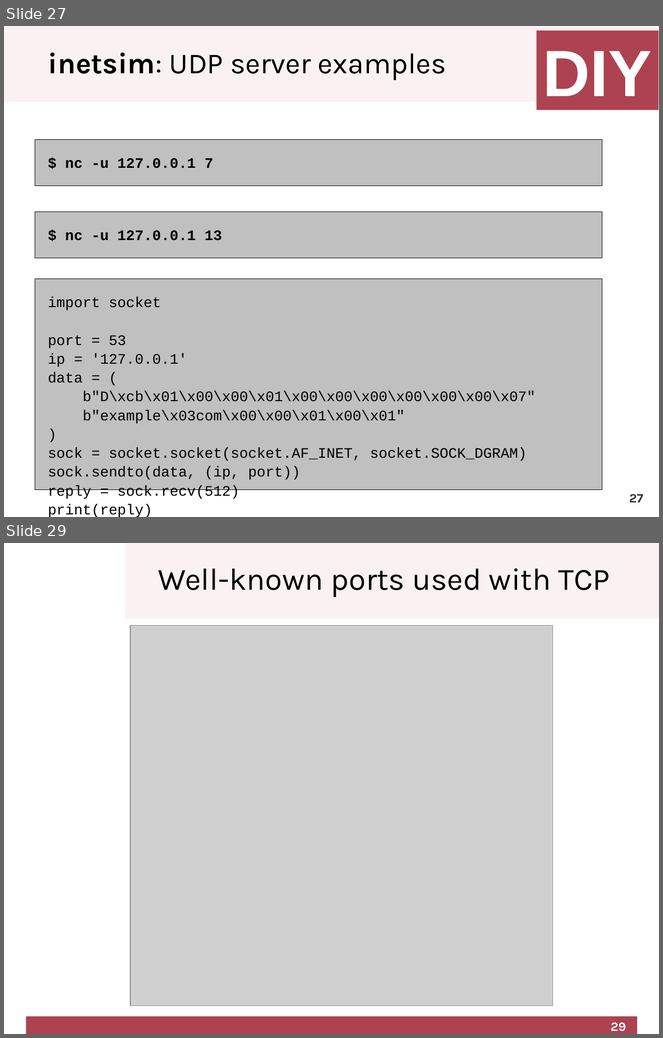
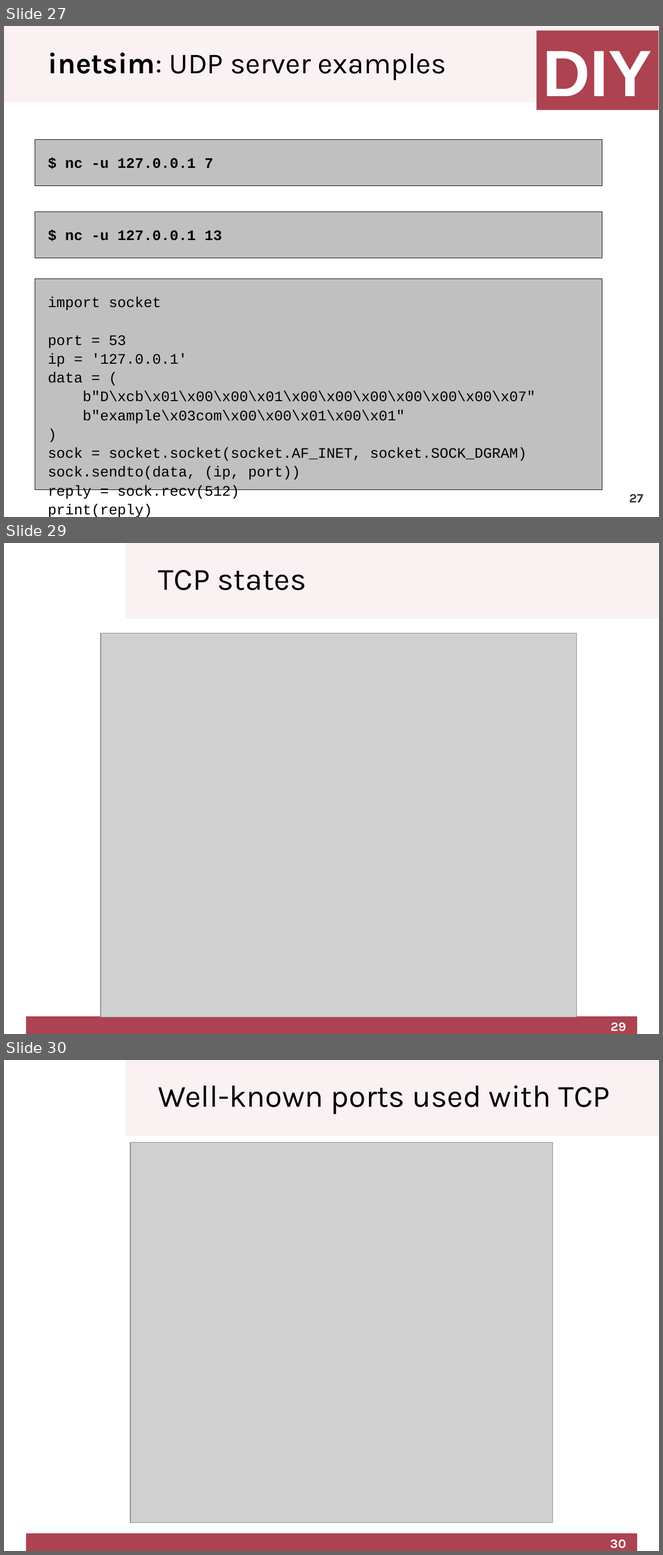
Before and after one commit to cletomartin/redes1, a slide deck: slides/transport.odp. Shown one above the other, each under a label of ours: slides 27 and 29 before the commit, slides 27, 29 and 30 after it; the slides between them are not shown. The pictures are 663x1038 and 663x1555 pixels, drawn with LibreOffice and Linux fonts; fonts in the diff are those of the drawing; grey boxes stand for pictures; background and template pictures are left out. Boxes give left, top, right and bottom in pixels: in the first picture for what was removed or moved away, otherwise in the second. Text is boxed around its words. In the diff, an @@ line names an element or a change of style, - is before the commit and + after.

```diff
--- a/slides/transport.odp
+++ b/slides/transport.odp
@@ slide 29 added at <box>4,543,659,1034</box>, background #FFFFFF; not listed: 2 template elements that a slide beside it also shows @@
@@ title added at <box>158,570,307,590</box>, 34.1 pt, text #000000 @@
+TCP states
@@ picture added at <box>101,633,577,1017</box> @@
@@ page number added at <box>611,1023,626,1032</box>, 14 pt, text #FFFFFF, bold @@
+29
@@ what was slide 29 is now slide 30 @@
@@ page number at <box>610,1540,626,1549</box>: text changed @@
-29
+30
```
Also in this commit, not shown: 3 slides changed, 1 other slide added, 1 other file.
